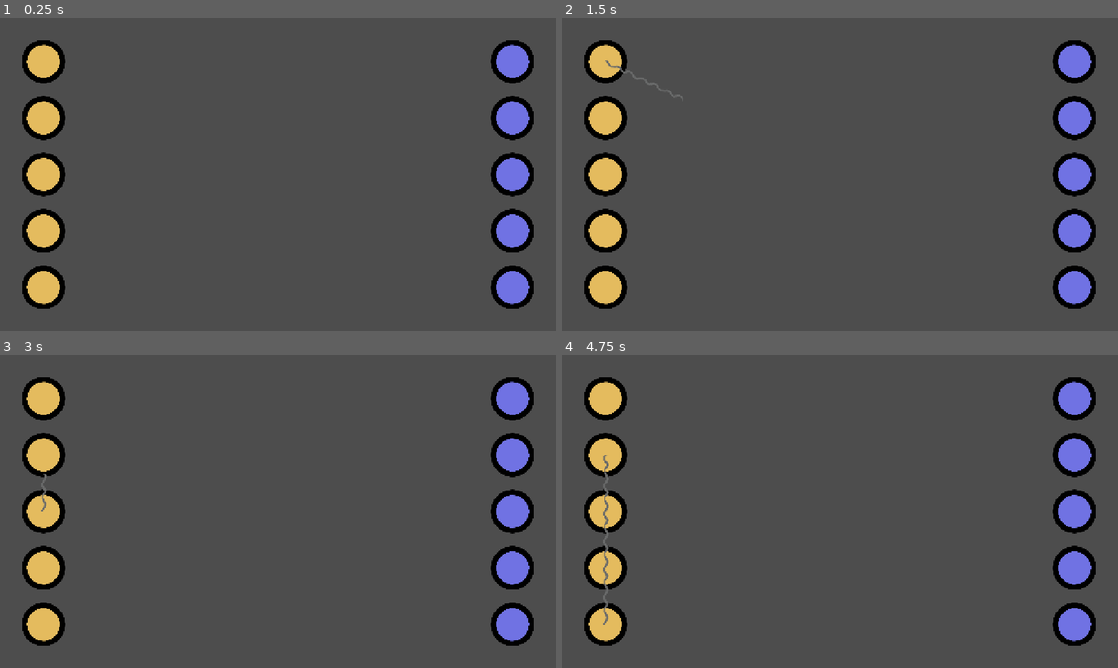
Above: before the commit, frames 1-4 (two rows, left to right).
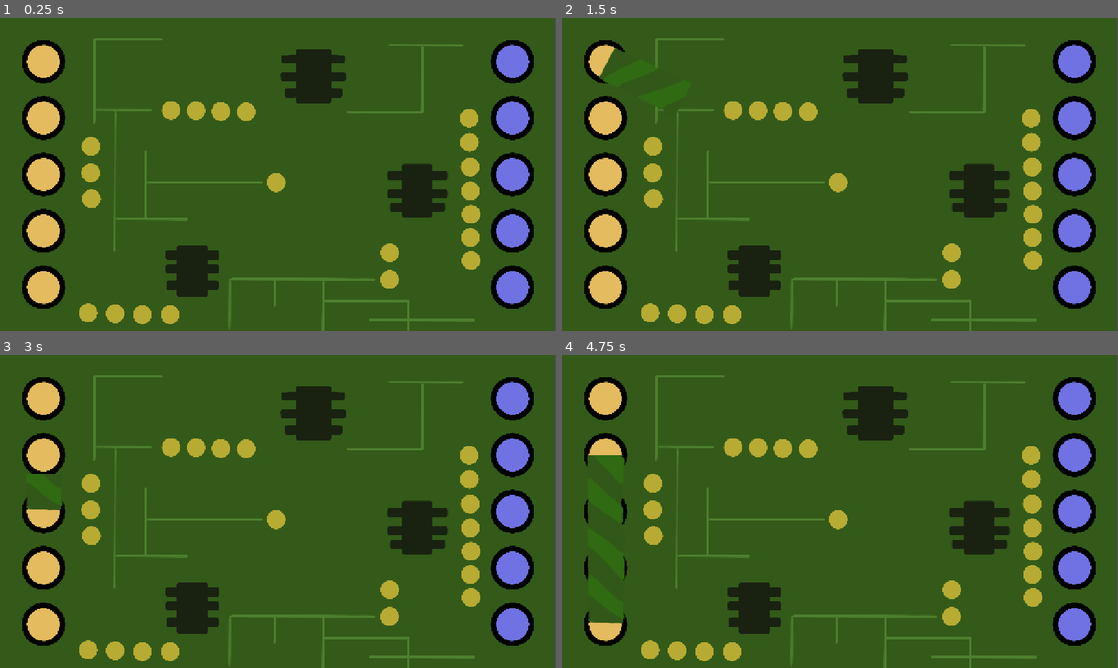
Above: after the commit, the same moments.

Repository: TimeaKTim/Space-game
Game: Godot game, scene res://cables/cables.tscn
Two runs of this game, one before a commit and one after it. Both use one fixed random seed, a clock stepped at 60 frames per second and the inputs below. This scene is started directly instead of the project's main scene.
Inputs (mouse positions are in pixels of both pictures, inside the frame that each line leads up to):
- Up to frame 1 (0.25 s): no input
- Up to frame 2 (1.5 s): tap Enter (ui_accept) at 0.5, 1.25 s; drag from (840, 174) to (606, 61) at 0.52 s; drag from (606, 61) to (840, 174) at 1.27 s
- Up to frame 3 (3 s): move the mouse to (44, 455) at 2.02 s; click (44, 455) at 2.17 s; tap Enter (ui_accept) at 2.75 s; drag from (44, 511) to (44, 398) at 2.77 s
- Up to frame 4 (4.75 s): drag from (606, 567) to (606, 455) at 3.52 s; drag from (606, 624) to (606, 455) at 4.27 s

The runs differ from the first frame. In frame 1, 91% of the frame differs, in the area x 0-100%, y 0-100%; in frame 2, 92%; in frame 3, 92%; in frame 4, 94%.

Commit message:
better cables and book autoload

Diff:
--- a/cables/cables.gd
+++ b/cables/cables.gd
@@ -1,97 +1,95 @@
 extends Node2D
 
-var wire: PackedScene = preload("res://cables/wire.tscn")
+const plug_scene: PackedScene = preload("res://cables/plug.tscn")
+const wire_scene: PackedScene = preload("res://cables/wire.tscn")
 
 @onready var collisionshape2d: CollisionShape2D = $Area2D/CollisionShape2D
+@onready var background: Sprite2D = $Sprite2D
 
 var plugs: Array[Plug] = []
 var wires: Array[Wire] = []
 var from: int = -1
 var to: int = -1
+var mouse: int = -1
 
-func add_plug(plug: Plug):
-	add_child(plug)
-	plugs.append(plug)
-	var idx = len(plugs) - 1
-	match plug.type:
-		Plug.PlugType.Outlet:
-			plug.mouse_button.connect(func(pressed): if pressed:
-				self.start_selection(idx)
-			)
-		Plug.PlugType.Inlet:
-			plug.mouse_button.connect(func(pressed): if not pressed:
-				self.cancel_selection()
-			)
+func start_selection(idx: int) -> void:
+	wires[idx].init(plugs[idx].position)
+	from = idx
+	to = -1
 
-func start_selection(idx: int):
-	self.wires[idx].from = self.plugs[idx].position
-	self.wires[idx].to = self.plugs[idx].position
-	self.from = idx
-	self.to = -1
+func end_selection() -> void:
+	if from == -1:
+		return
 
-func cancel_selection():
-	self.wires[self.from].clear()
-	self.from = -1
-	self.to = -1
+	if to == -1:
+		wires[from].clear()
 
-func end_selection():
-	self.from = -1
-	self.to = -1
+	from = -1
+	to = -1
 
 func _ready() -> void:
-	var vp_size = get_viewport().get_visible_rect().size
+	# set collision shape to viewport size (fullscreen)
+	var vp_size := get_viewport().get_visible_rect().size
 	self.collisionshape2d.position = vp_size / 2
 	(self.collisionshape2d.shape as RectangleShape2D).size = get_viewport().get_visible_rect().size
 
-	var vp = get_viewport().get_visible_rect()
-
-	var padding = Vector2(100, 100)
-	var inner = Rect2(vp)
+	# helpers to layout plugs
+	var padding := Vector2(100, 100)
+	var inner := Rect2(Vector2.ZERO, vp_size)
 	inner.position += padding
 	inner.size -= 2 * padding
 
-	var num_plugs = 5
-
+	# spawn and place plugs
+	var num_plugs := 5
 	for i in range(num_plugs):
-		var plug = Plug.new_plug(Plug.PlugType.Outlet)
+		var plug: Plug = plug_scene.instantiate()
+		plug.type = Plug.PlugType.Outlet
 		plug.translate(Vector2(
 			inner.position.x,
 			inner.position.y + inner.size.y / (num_plugs - 1) * i
 		))
 		plug.scale = Vector2.ONE * 100 / 256
-		self.add_plug(plug)
-
+		plugs.append(plug)
+		add_child(plug)
 	for i in range(num_plugs):
-		var plug = Plug.new_plug(Plug.PlugType.Inlet)
+		var plug: Plug = plug_scene.instantiate()
+		plug.type = Plug.PlugType.Inlet
 		plug.translate(Vector2(
 			inner.position.x + inner.size.x,
 			inner.position.y + inner.size.y / (num_plugs - 1) * i
 		))
 		plug.scale = Vector2.ONE * 100 / 256
-		self.add_plug(plug)
-
+		plugs.append(plug)
+		add_child(plug)
 	for i in range(num_plugs):
-		var new_wire = wire.instantiate()
+		var new_wire: Wire = wire_scene.instantiate()
 		self.wires.append(new_wire)
 		add_child(new_wire)
 
 func _process(_delta: float) -> void:
-	var _to = -1
+	var mouse_pos := get_local_mouse_position()
+
+	# check to see if mouse is in one of the plugs
+	self.mouse = -1
+	for idx in range(len(self.plugs)):
+		var plug := self.plugs[idx]
+		if Geometry2D.is_point_in_circle(mouse_pos, plug.position, plug.radius * max(plug.scale.x, plug.scale.y)):
+			self.mouse = idx
+			break
+
+	# either drag wire end to mouse or snap to plug
+	self.to = -1
 	if self.from != -1:
-		var pos = get_local_mouse_position()
-		for idx in range(len(self.plugs)):
-			var plug = self.plugs[idx]
-			if plug.type == Plug.PlugType.Inlet and plug.mouse_inside:
-				_to = idx
-				pos = plug.position
-				break
-		to = _to
-		self.wires[self.from].to = pos
+		if self.mouse != -1 and self.plugs[self.mouse].type == Plug.PlugType.Inlet:
+			self.wires[self.from].to = self.plugs[self.mouse].position
+			self.to = self.mouse
+		else:
+			self.wires[self.from].to = mouse_pos
 
-func _on_area_2d_input_event(viewport: Node, event: InputEvent, shape_idx: int) -> void:
-	if event is InputEventMouseButton and event.button_index == MOUSE_BUTTON_LEFT and not event.is_pressed():
-		print("released to = ", to)
-		if to == -1:
-			self.cancel_selection()
+func _on_area_2d_input_event(_viewport: Node, event: InputEvent, _shape_idx: int) -> void:
+	if event is InputEventMouseButton and event.button_index == MOUSE_BUTTON_LEFT:
+		if event.pressed:
+			if self.mouse != -1 and self.plugs[self.mouse].type == Plug.PlugType.Outlet:
+				self.start_selection(self.mouse)
 		else:
 			self.end_selection()
--- a/cables/cables.tscn
+++ b/cables/cables.tscn
@@ -1,7 +1,7 @@
 [gd_scene format=3 uid="uid://8hm3315garvm"]
 
 [ext_resource type="Script" uid="uid://ba6d0ltb3e8m1" path="res://cables/cables.gd" id="1_46ll2"]
-[ext_resource type="PackedScene" uid="uid://dp2jnmqq0ns75" path="res://cables/wire.tscn" id="3_cgop3"]
+[ext_resource type="Texture2D" uid="uid://ddy6hki72yw5i" path="res://cables/background.png" id="2_2u27p"]
 
 [sub_resource type="RectangleShape2D" id="RectangleShape2D_46ll2"]
 size = Vector2(0, 0)
@@ -14,9 +14,9 @@
 [node name="CollisionShape2D" type="CollisionShape2D" parent="Area2D" unique_id=821493997]
 shape = SubResource("RectangleShape2D_46ll2")
 
-[node name="Wire" parent="." unique_id=1415871856 instance=ExtResource("3_cgop3")]
-visible = false
-top_level = true
-to = Vector2(500, 300)
+[node name="Sprite2D" type="Sprite2D" parent="." unique_id=2015915515]
+scale = Vector2(0.444, 0.444)
+texture = ExtResource("2_2u27p")
+centered = false
 
 [connection signal="input_event" from="Area2D" to="." method="_on_area_2d_input_event"]
--- a/cables/plug.gd
+++ b/cables/plug.gd
@@ -1,38 +1,28 @@
 class_name Plug
-extends Node2D
-
-const this_scene: PackedScene = preload("res://cables/plug.tscn")
-
-@export var type: PlugType = PlugType.Outlet
-
-signal mouse_button(pressed: bool)
-
-@onready var sprite: Sprite2D = $Sprite2D
-@onready var area2d: Area2D = $Area2D
+extends Sprite2D
 
 @onready var texture_outlet: Texture2D = load('res://cables/outlet.png')
 @onready var texture_inlet: Texture2D = load('res://cables/inlet.png')
 
 enum PlugType { Inlet = 1, Outlet = 2 }
 
-static func new_plug(type: PlugType) -> Plug:
-	var scene = this_scene.instantiate()
-	scene.type = type
-	return scene
+@export var type: PlugType = PlugType.Outlet:
+	set(value):
+		type = value
+		__assign_texture()
+		__assign_radius()
 
-var mouse_inside: bool = false
+@export var radius: int
+
+func __assign_texture() -> void:
+	match type:
+		PlugType.Inlet: texture = texture_inlet
+		PlugType.Outlet: texture = texture_outlet
+
+func __assign_radius() -> void:
+	if self.texture != null:
+		radius = ceil(self.texture.get_size().x / 2)
 
 func _ready() -> void:
-	match self.type:
-		PlugType.Outlet: sprite.texture = texture_outlet
-		PlugType.Inlet: sprite.texture = texture_inlet
-
-func _on_area_2d_mouse_entered() -> void:
-	self.mouse_inside = true
-
-func _on_area_2d_mouse_exited() -> void:
-	self.mouse_inside = false
-
-func _on_area_2d_input_event(_viewport: Node, event: InputEvent, _shape_idx: int) -> void:
-	if event is InputEventMouseButton and event.button_index == MOUSE_BUTTON_LEFT:
-		mouse_button.emit(event.pressed)
+	__assign_texture()
+	__assign_radius()
--- a/cables/plug.tscn
+++ b/cables/plug.tscn
@@ -3,20 +3,6 @@
 [ext_resource type="Script" uid="uid://5v0w0yquec2s" path="res://cables/plug.gd" id="1_27j0f"]
 [ext_resource type="Texture2D" uid="uid://ogk42caw2trw" path="res://cables/outlet.png" id="1_ealsu"]
 
-[sub_resource type="CircleShape2D" id="CircleShape2D_cdwxb"]
-radius = 128.0
-
-[node name="Node2D" type="Node2D" unique_id=342343756]
+[node name="Plug" type="Sprite2D" unique_id=1452337130]
+texture = ExtResource("1_ealsu")
 script = ExtResource("1_27j0f")
-
-[node name="Sprite2D" type="Sprite2D" parent="." unique_id=1452337130]
-texture = ExtResource("1_ealsu")
-
-[node name="Area2D" type="Area2D" parent="." unique_id=1352666810]
-
-[node name="CollisionShape2D" type="CollisionShape2D" parent="Area2D" unique_id=1542723182]
-shape = SubResource("CircleShape2D_cdwxb")
-
-[connection signal="input_event" from="Area2D" to="." method="_on_area_2d_input_event"]
-[connection signal="mouse_entered" from="Area2D" to="." method="_on_area_2d_mouse_entered"]
-[connection signal="mouse_exited" from="Area2D" to="." method="_on_area_2d_mouse_exited"]
--- a/cables/wire.gd
+++ b/cables/wire.gd
@@ -21,16 +21,20 @@
 		to = value
 		queue_redraw()
 
-func clear():
+func init(pos: Vector2):
+	from = pos
+	to = pos
+
+func clear() -> void:
 	self.from = Vector2.ZERO
 	self.to = Vector2.ZERO
 
-func _draw():
+func _draw() -> void:
 	if texture == null or from == null or to == null:
 		return
 
 	# segment size with texture fallback
-	var seg_size
+	var seg_size: Vector2
 	if self.segment_size == null or self.segment_size == Vector2.ZERO:
 		seg_size = texture.get_size()
 	else:
@@ -44,9 +48,9 @@
 		return
 
 	var whole_segments: int = int(segments)
-	var remainder = segments - whole_segments
+	var remainder := segments - whole_segments
 	for i in range(whole_segments + 1):
-		var rect = Rect2(
+		var rect := Rect2(
 			seg_size.x * i,
 			-seg_size.y / 2,
 			seg_size.x,
@@ -58,7 +62,7 @@
 			draw_texture_rect(texture, rect, false)
 		else:
 			# draw remainder segment
-			var src = Rect2(Vector2.ZERO, seg_size)
+			var src := Rect2(Vector2.ZERO, seg_size)
 			src.size.x *= remainder
 			rect.size.x *= remainder
 			draw_texture_rect_region(texture, rect, src)
--- /dev/null
+++ b/cables/wire.tres
@@ -0,0 +1,7 @@
+[gd_resource type="AtlasTexture" format=3 uid="uid://dqtcut64cnxl0"]
+
+[ext_resource type="Texture2D" uid="uid://bia634c3cx5u5" path="res://cables/atlas.png" id="1_h7vga"]
+
+[resource]
+atlas = ExtResource("1_h7vga")
+region = Rect2(882.43134, 544.15607, 451.4444, 93.7027)
--- a/cables/wire.tscn
+++ b/cables/wire.tscn
@@ -1,7 +1,7 @@
 [gd_scene format=3 uid="uid://dp2jnmqq0ns75"]
 
 [ext_resource type="Script" uid="uid://cr17mfsqg81xi" path="res://cables/wire.gd" id="1_7on36"]
-[ext_resource type="Texture2D" uid="uid://bia634c3cx5u5" path="res://cables/wire.png" id="2_x61ks"]
+[ext_resource type="Texture2D" uid="uid://dqtcut64cnxl0" path="res://cables/wire.tres" id="2_x61ks"]
 
 [node name="Wire" type="Node2D" unique_id=1415871856]
 script = ExtResource("1_7on36")
--- a/project.godot
+++ b/project.godot
@@ -15,6 +15,14 @@
 config/features=PackedStringArray("4.6", "Forward Plus")
 config/icon="res://intro/icon.svg"
 
+[autoload]
+
+TranslationManager="*uid://c6solbiy1nns0"
+
+[debug]
+
+gdscript/warnings/untyped_declaration=1
+
 [display]
 
 window/size/viewport_width=1280
Binary file added: cables/atlas.png
Not shown, added: cables/atlas.png.import
Binary file added: cables/background.png
Not shown, changed: cables/background.png.import
Binary file removed: cables/wire.png
